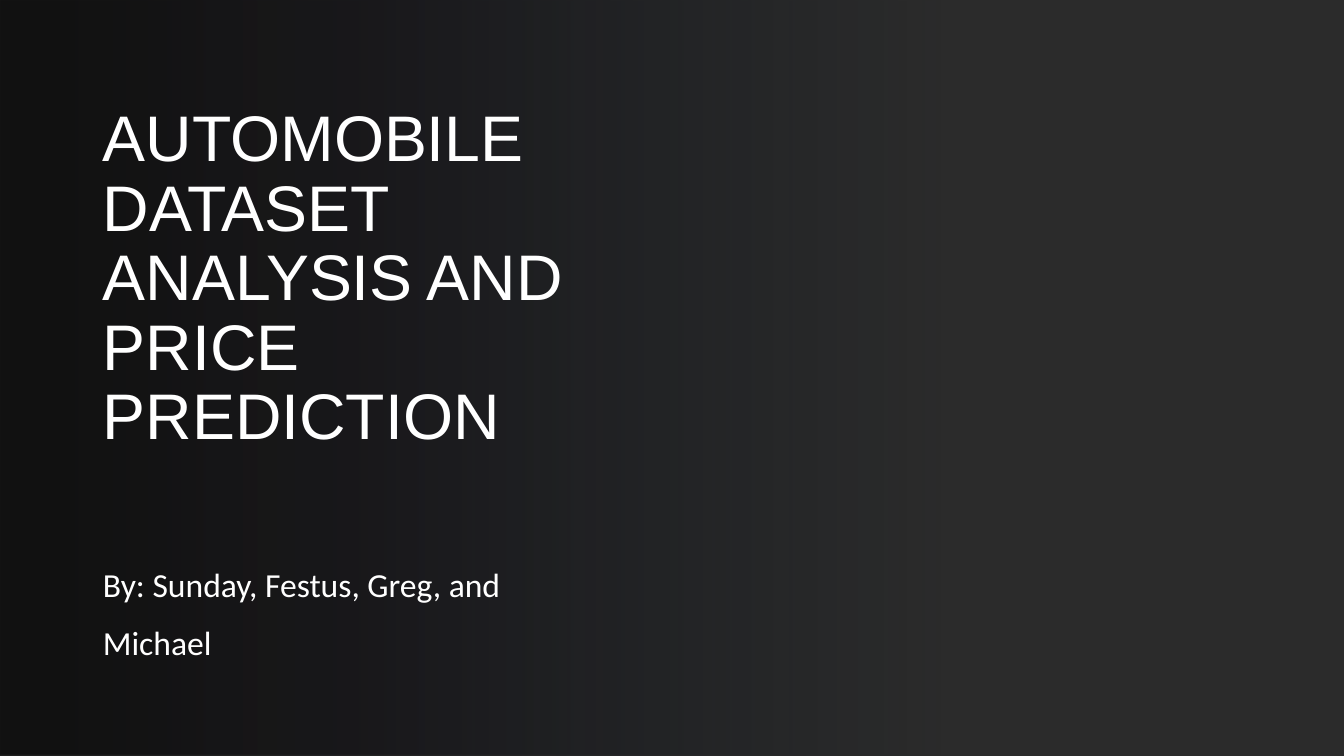
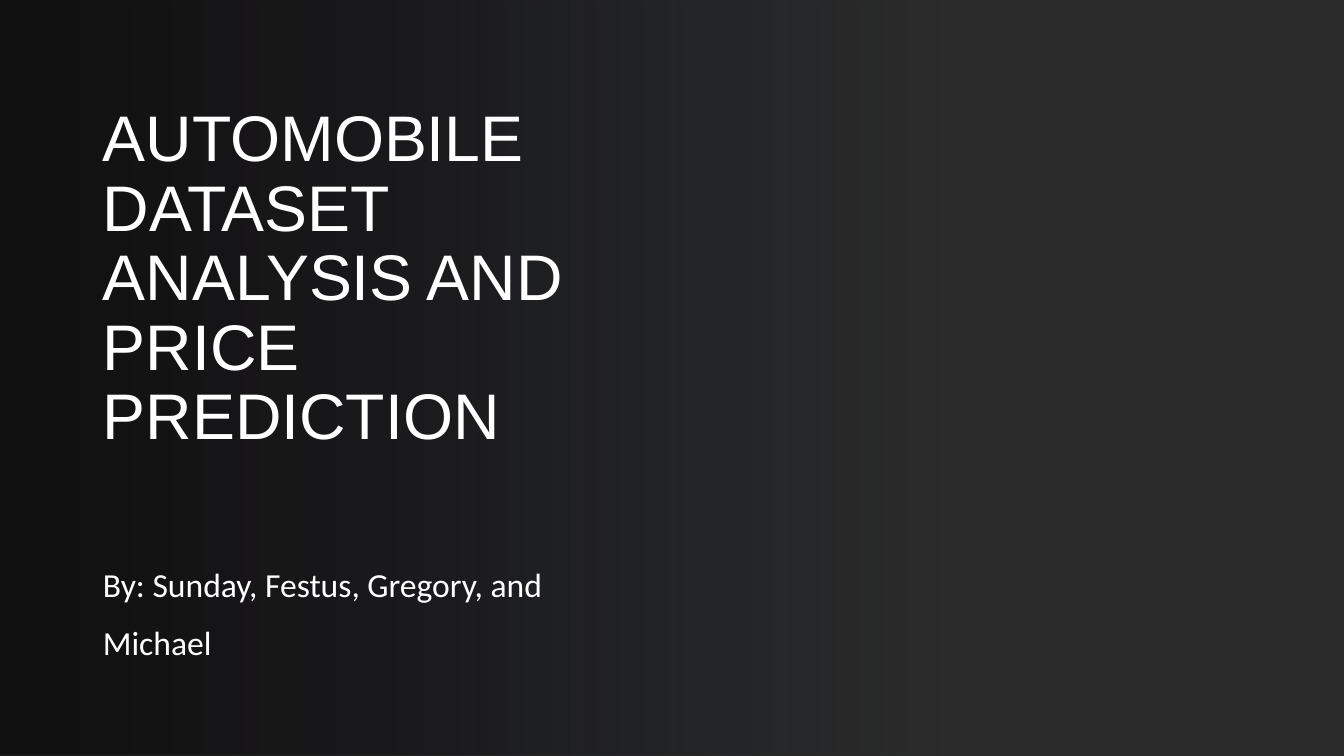
Before and after one commit to fbett5/Project-2_Group-3, a slide deck: slide 1 of AUTOMOBILE DATASET ANALYSIS AND PRICE PREDICTION-1.pptx. Drawn at 1344x756 pixels with LibreOffice and Linux fonts; fonts in the diff are those of the drawing; background and template pictures are left out; a plain dark background stands for a picture behind light text. Boxes give left, top, right and bottom in pixels: in the first picture for what was removed or moved away, otherwise in the second. Text is boxed around its words. In the diff, an @@ line names an element or a change of style, - is before the commit and + after.

```diff
--- a/AUTOMOBILE DATASET ANALYSIS AND PRICE PREDICTION-1.pptx
+++ b/AUTOMOBILE DATASET ANALYSIS AND PRICE PREDICTION-1.pptx
@@ subtitle at [103,573,542,603]: text changed @@
-By: Sunday, Festus, Greg, and
+By: Sunday, Festus, Gregory, and
```
Also in this commit, not shown: 3 other slides changed, 1 slide added.
